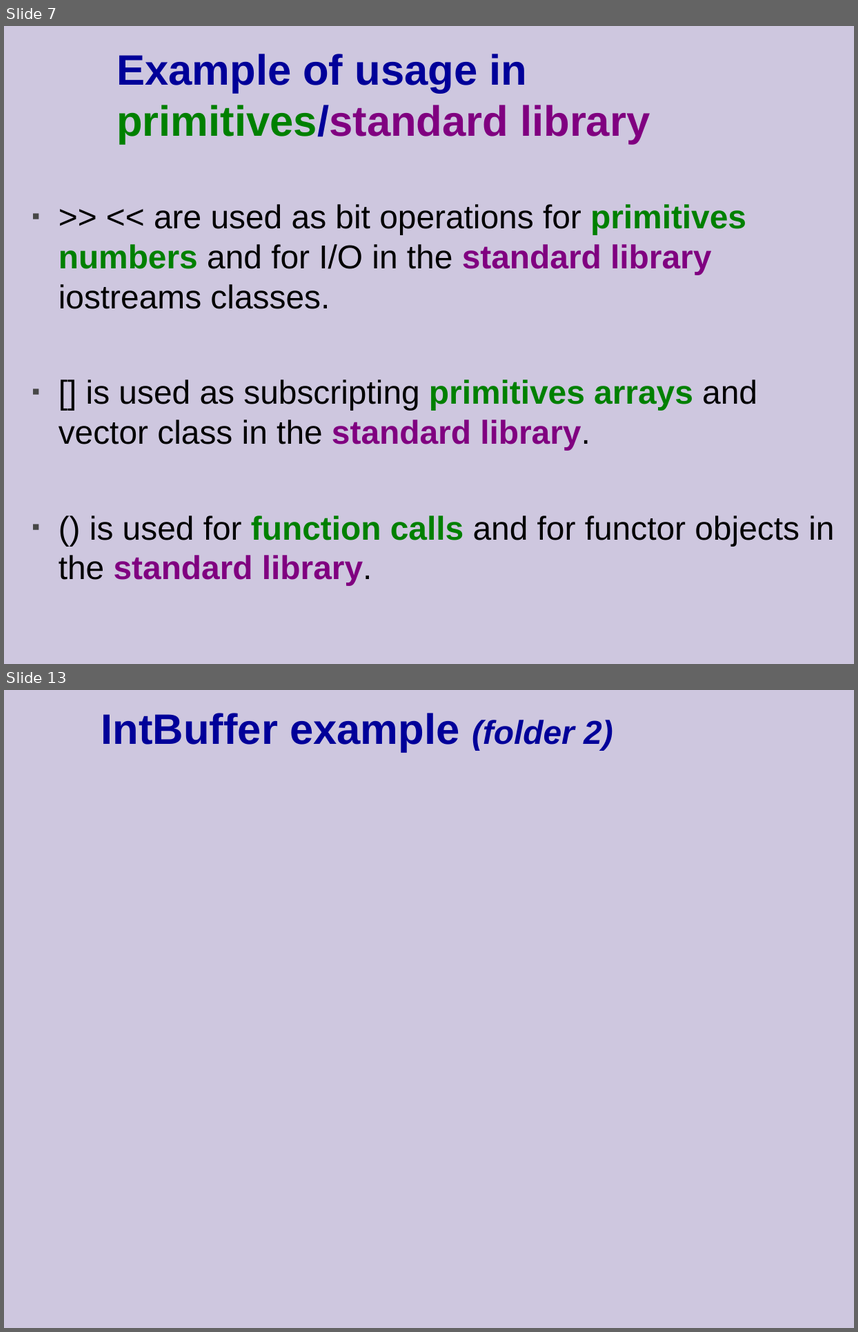
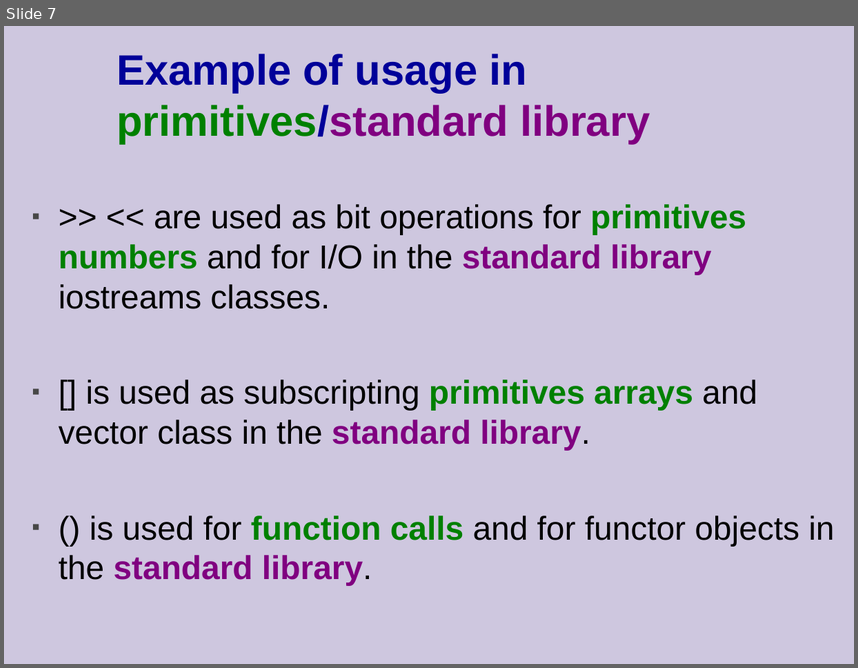
Before and after one commit to cpp-at-ariel/cpp-5778, a slide deck: week04-operator-overloading/slides.odp. Shown one above the other, each under a label of ours: slides 7 and 13 before the commit, slide 7 after it; the slides between them are not shown. The pictures are 858x1332 and 858x668 pixels, drawn with LibreOffice and Linux fonts; fonts in the diff are those of the drawing. Boxes give left, top, right and bottom in pixels: in the first picture for what was removed or moved away, otherwise in the second. Text is boxed around its words. In the diff, an @@ line names an element or a change of style, - is before the commit and + after.

```diff
--- a/week04-operator-overloading/slides.odp
+++ b/week04-operator-overloading/slides.odp
@@ slide 13 removed at (4, 690, 854, 1328), background #CEC7DF @@
@@ title removed at (101, 713, 613, 752) @@
-IntBuffer example (folder 2)
```
Also in this commit, not shown: 3 slides changed, 19 other slides removed, 38 other files.
